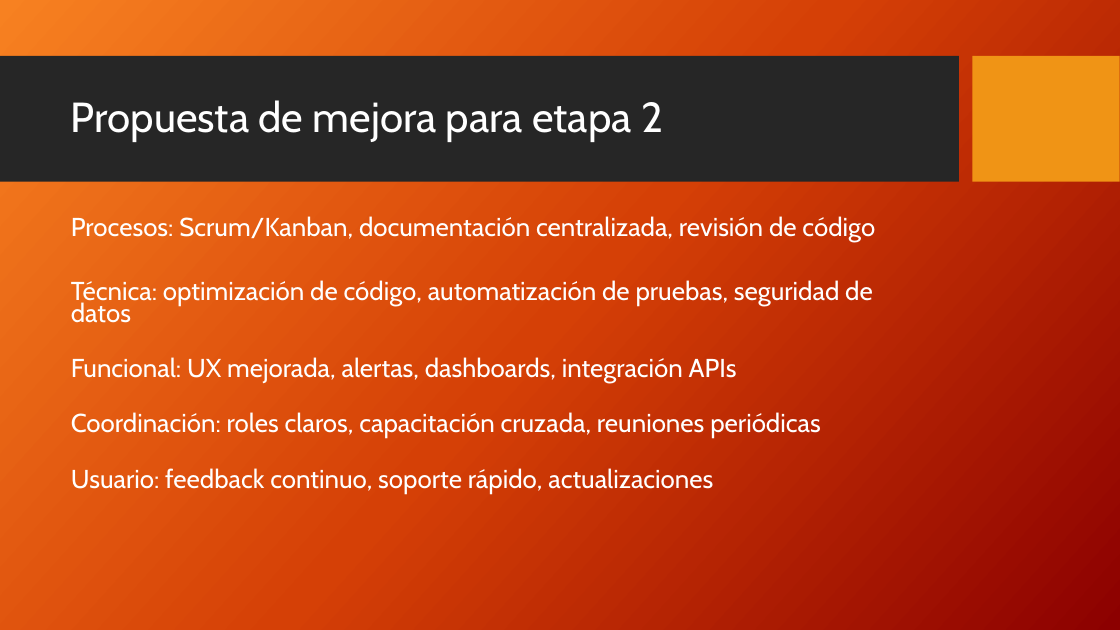
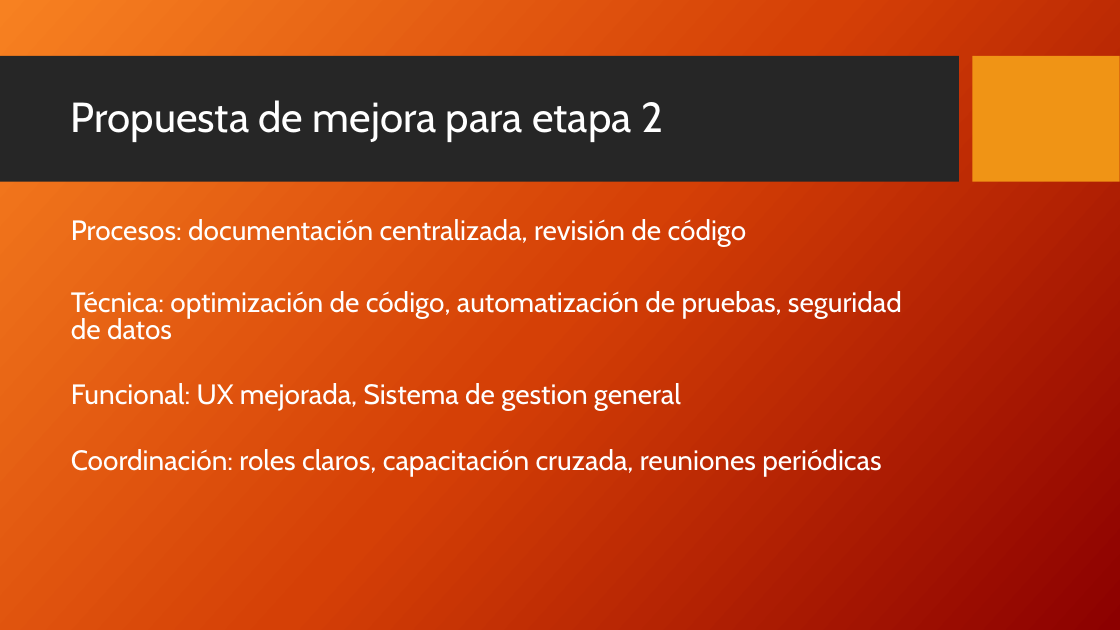
Before and after one commit to Nico2002345/PaginaIngSoftware, a slide deck: slide 42 of assets/docs/Postmortem_Proyecto_Presentacion.pptx. Drawn at 1120x630 pixels with LibreOffice and Linux fonts; fonts in the diff are those of the drawing; background and template pictures are left out. Boxes give left, top, right and bottom in pixels: in the first picture for what was removed or moved away, otherwise in the second. Text is boxed around its words. In the diff, an @@ line names an element or a change of style, - is before the commit and + after.

```diff
--- a/assets/docs/Postmortem_Proyecto_Presentacion.pptx
+++ b/assets/docs/Postmortem_Proyecto_Presentacion.pptx
@@ text at [71,219,747,246]: text changed; size 22.2 to 24 pt @@
-Procesos: Scrum/Kanban, documentación centralizada, revisión de código
+Procesos: documentación centralizada, revisión de código
@@ text at [71,291,902,476]: size 22.2 to 24 pt in "Técnica: optimización de código, automatización de pruebas, ...", "Coordinación: roles claros, capacitación cruzada, reuniones  ..."; line spacing 0.7 to 0.8 @@
@@ text at [71,383,681,411]: text changed; size 22.2 to 24 pt @@
-Funcional: UX mejorada, alertas, dashboards, integración APIs
+Funcional: UX mejorada, Sistema de gestion general
@@ text at [71,468,713,493]: paragraph removed @@
-Usuario: feedback continuo, soporte rápido, actualizaciones
```
Also in this commit, not shown: 8 other slides changed.
